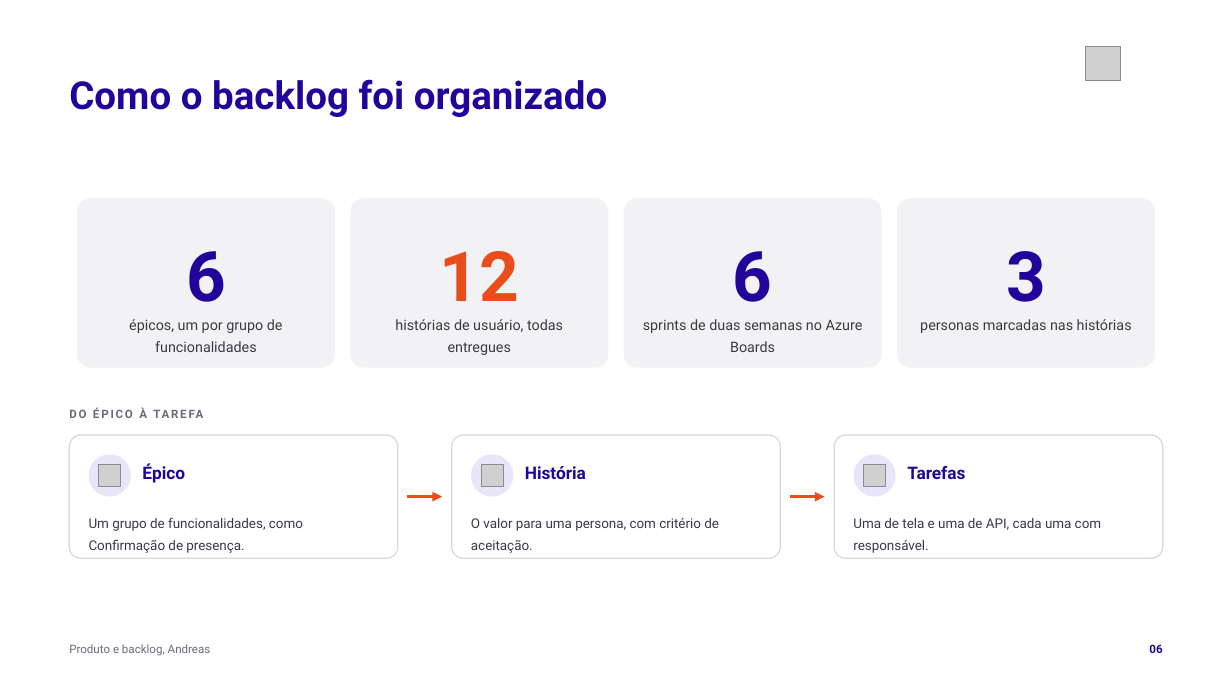
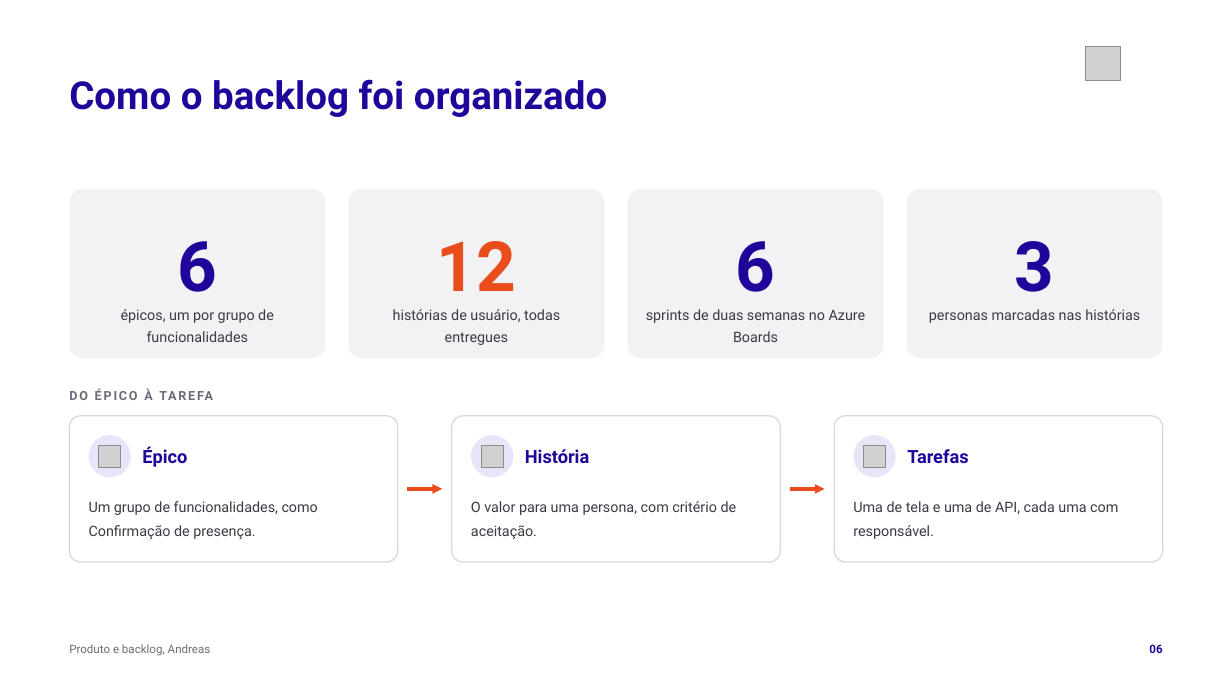
Before and after one commit to tcpassos/invite-app, a slide deck: slide 6 of trabalhos/T4-Pitch-Final.pptx. Drawn at 1232x693 pixels with LibreOffice and Linux fonts; fonts in the diff are those of the drawing; grey boxes stand for pictures. Boxes give left, top, right and bottom in pixels: in the first picture for what was removed or moved away, otherwise in the second. Text is boxed around its words. In the diff, an @@ line names an element or a change of style, - is before the commit and + after.

```diff
--- a/trabalhos/T4-Pitch-Final.pptx
+++ b/trabalhos/T4-Pitch-Final.pptx
@@ text "6": place and size @@
-text "6" at bbox=[186, 251, 226, 302]
+text "6" at bbox=[177, 241, 217, 292]
@@ rounded rectangle: place and size @@
-rounded rectangle at bbox=[77, 199, 335, 368]
+rounded rectangle at bbox=[69, 189, 325, 358]
@@ 2 texts, 2 arrows, 1 rounded rectangle: place and size @@
-2 texts, 2 arrows, 1 rounded rectangle at bbox=[350, 199, 824, 497]
+2 texts, 2 arrows, 1 rounded rectangle at bbox=[348, 189, 824, 489]
@@ 2 texts, 1 rounded rectangle: place and size @@
-2 texts, 1 rounded rectangle at bbox=[624, 199, 882, 368]
+2 texts, 1 rounded rectangle at bbox=[628, 189, 884, 358]
@@ 2 texts, 1 rounded rectangle: place and size @@
-2 texts, 1 rounded rectangle at bbox=[897, 199, 1155, 368]
+2 texts, 1 rounded rectangle at bbox=[907, 189, 1163, 358]
@@ text "épicos, um por grupo de ...": place and size @@
-text "épicos, um por grupo de ..." at bbox=[129, 319, 283, 352]
+text "épicos, um por grupo de ..." at bbox=[121, 309, 274, 342]
@@ text "DO ÉPICO À TAREFA" at bbox=[144, 388, 152, 400]: size 9 to 9.8 pt @@
@@ rounded rectangle: place and size @@
-rounded rectangle at bbox=[69, 435, 398, 558]
+rounded rectangle at bbox=[69, 416, 398, 562]
@@ rounded rectangle: place and size @@
-rounded rectangle at bbox=[452, 435, 781, 558]
+rounded rectangle at bbox=[452, 416, 781, 562]
@@ proportions changed in 3 elements at bbox=[69, 416, 398, 562], bbox=[452, 416, 781, 562], bbox=[835, 416, 1164, 562] @@
@@ rounded rectangle: place and size @@
-rounded rectangle at bbox=[835, 435, 1164, 558]
+rounded rectangle at bbox=[835, 416, 1164, 562]
@@ 3 pictures, 3 ellipses, 1 text: place and size @@
-3 pictures, 3 ellipses, 1 text at bbox=[89, 407, 897, 497]
+3 pictures, 3 ellipses, 1 text at bbox=[89, 388, 897, 478]
@@ 6 texts: place and size @@
-6 texts at bbox=[89, 463, 1101, 553]
+6 texts at bbox=[89, 446, 1118, 539]
@@ size 13.5 to 14.2 pt in 3 elements at bbox=[142, 446, 187, 467], bbox=[525, 449, 589, 463], bbox=[907, 449, 968, 463] @@
@@ size 10.5 to 11.2 pt in 3 elements at bbox=[89, 501, 318, 539], bbox=[471, 501, 737, 539], bbox=[853, 501, 1118, 539] @@
```
Also in this commit, not shown: 12 other slides changed, 7 other files.
